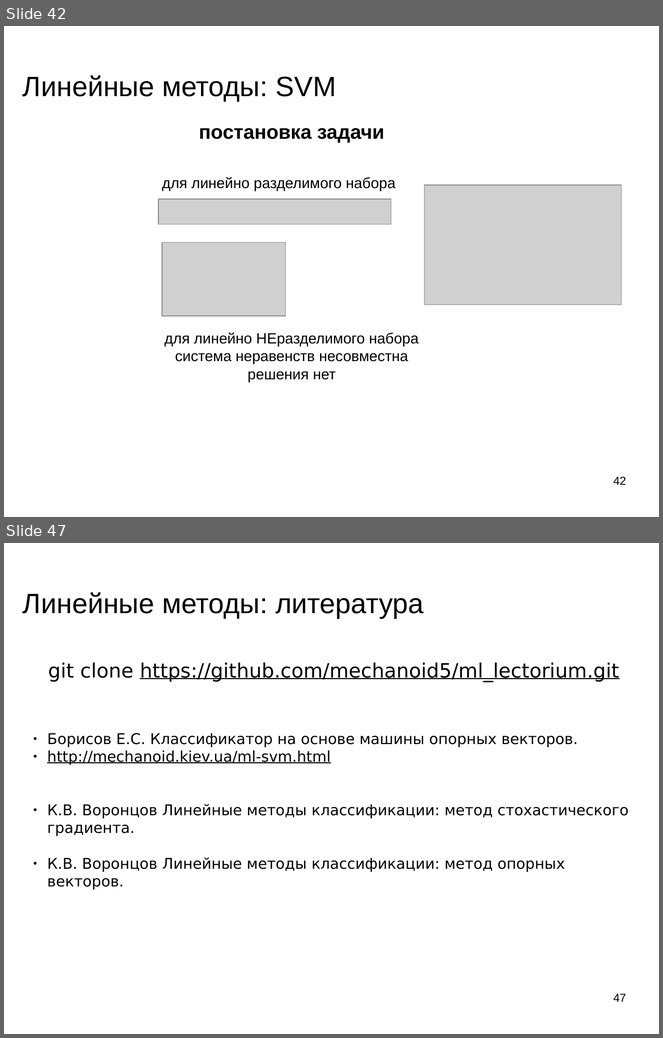
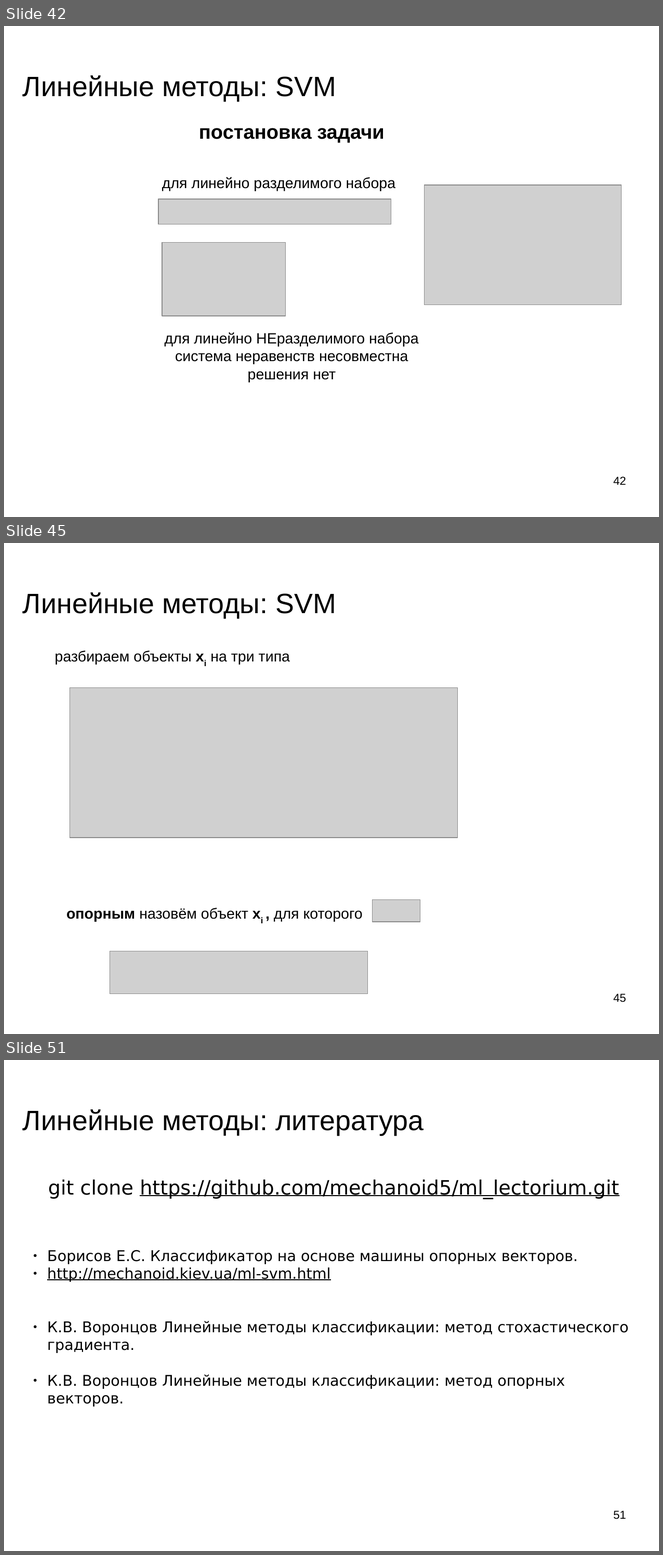
Before and after one commit to mechanoid5/ml_lectorium_legacy, a slide deck: 09-linear.odp. Shown one above the other, each under a label of ours: slides 42 and 47 before the commit, slides 42, 45 and 51 after it; the slides between them are not shown. The pictures are 663x1038 and 663x1555 pixels, drawn with LibreOffice and Linux fonts; fonts in the diff are those of the drawing; grey boxes stand for pictures; background and template pictures are left out. Boxes give left, top, right and bottom in pixels: in the first picture for what was removed or moved away, otherwise in the second. Text is boxed around its words. In the diff, an @@ line names an element or a change of style, - is before the commit and + after.

```diff
--- a/09-linear.odp
+++ b/09-linear.odp
@@ slide 45 added at (4, 543, 659, 1034), background picture (left out) @@
@@ title added at (23, 592, 336, 618), 33.9 pt, text #000000 @@
+Линейные методы: SVM
@@ text added at (55, 651, 290, 665), 18 pt, text #000000 @@
+разбираем объекты xi на три типа
@@ picture added at (70, 688, 458, 838) @@
@@ picture added at (373, 900, 421, 922) @@
@@ text added at (66, 908, 363, 922), 18 pt, text #000000 @@
+опорным назовём объект xi , для которого
@@ picture added at (110, 951, 368, 994) @@
@@ page number added at (613, 994, 626, 1003), 14 pt, text #000000 @@
+45
@@ what was slide 47 is now slide 51 @@
@@ page number at (613, 1511, 626, 1520): text changed @@
-47
+51
```
Also in this commit, not shown: 4 slides changed, 4 other slides added, 1 slide removed, 1 other file.
